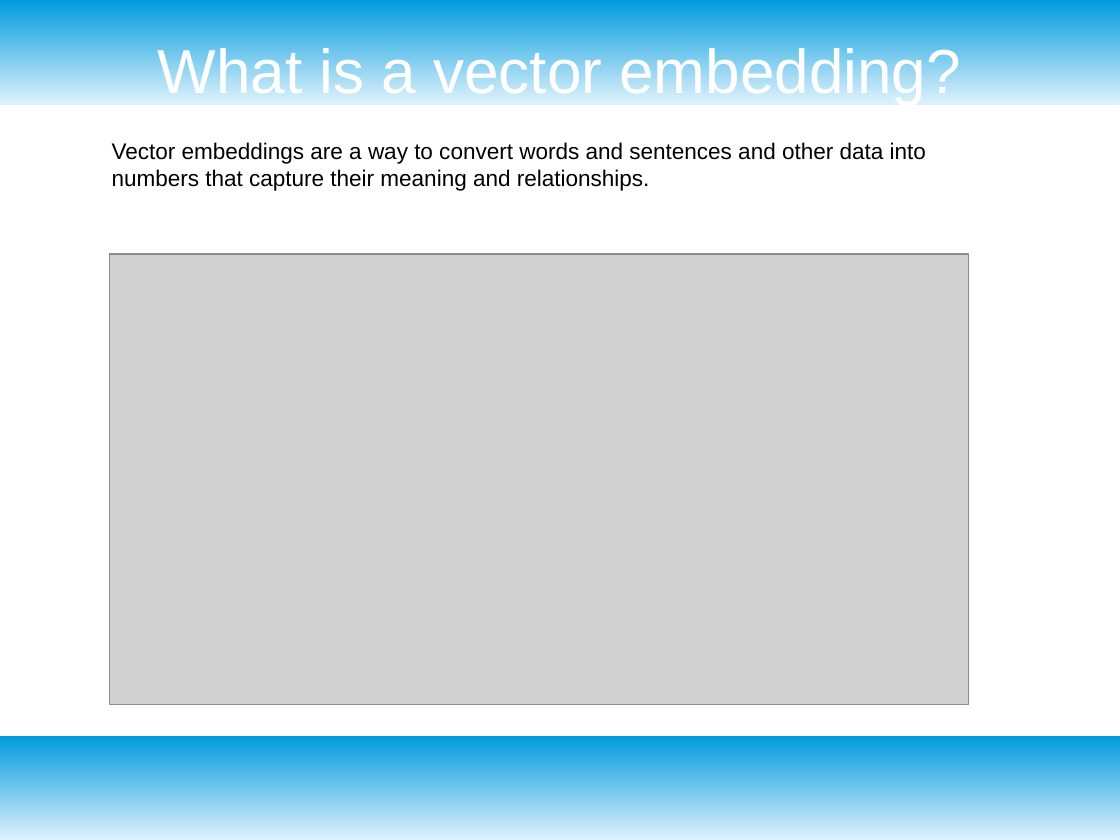
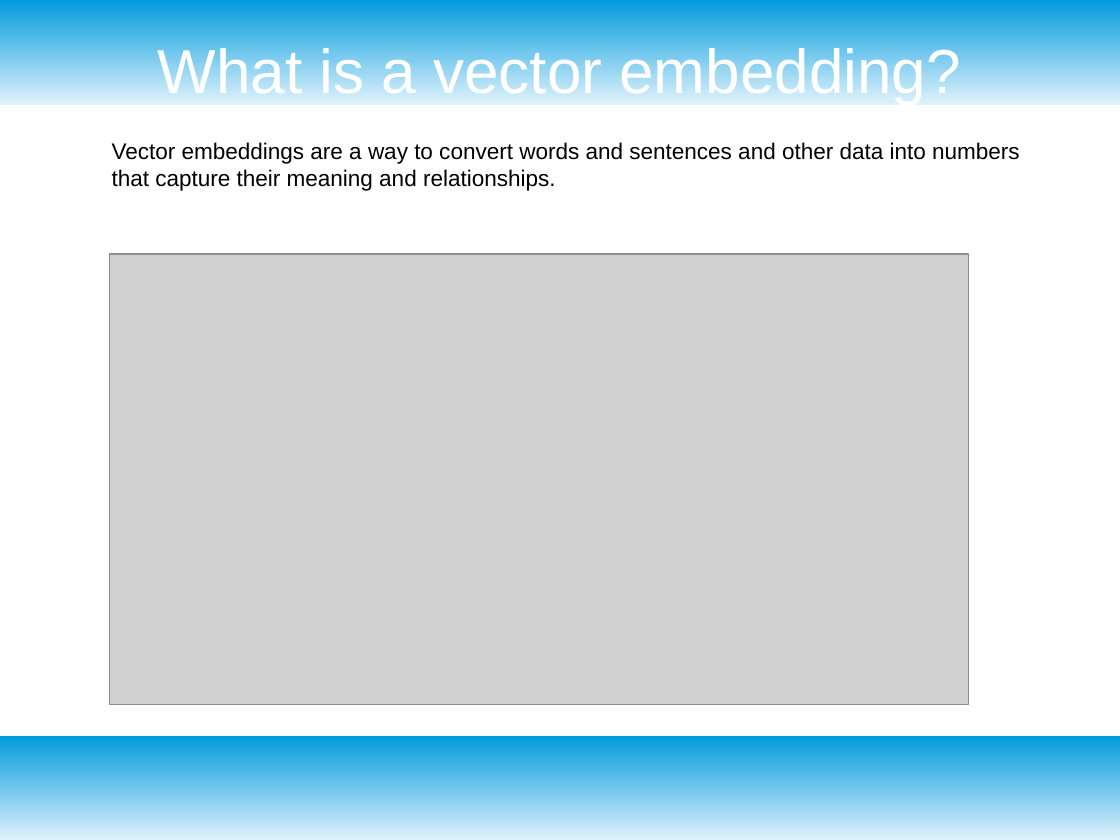
Before and after one commit to pilotofbalance/vector_db_benchmarking, a slide deck: slide 5 of vec_db_benchmark.odp (slide 3 before the commit). Drawn at 1120x840 pixels with LibreOffice and Linux fonts; fonts in the diff are those of the drawing; grey boxes stand for pictures. Boxes give left, top, right and bottom in pixels: in the first picture for what was removed or moved away, otherwise in the second. Text is boxed around its words. In the diff, an @@ line names an element or a change of style, - is before the commit and + after.

```diff
--- a/vec_db_benchmark.odp
+++ b/vec_db_benchmark.odp
@@ text "Vector embeddings are a way ..." rewrapped from (112, 142, 926, 191) to (112, 142, 1020, 191) @@
```
Also in this commit, not shown: 2 other slides changed, 2 slides added.
